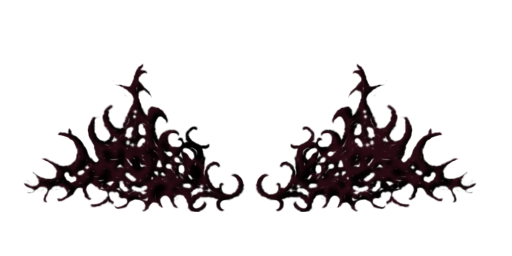
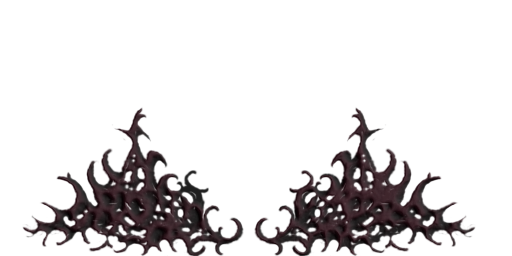
Layered file, before and after one edit (512x256). Changes by layer:
added layer "Pasted Layer #2" (19%) above "Pasted Layer" over [22, 106, 476, 256]
painted on "Pasted Layer" over [22, 63, 477, 256]
